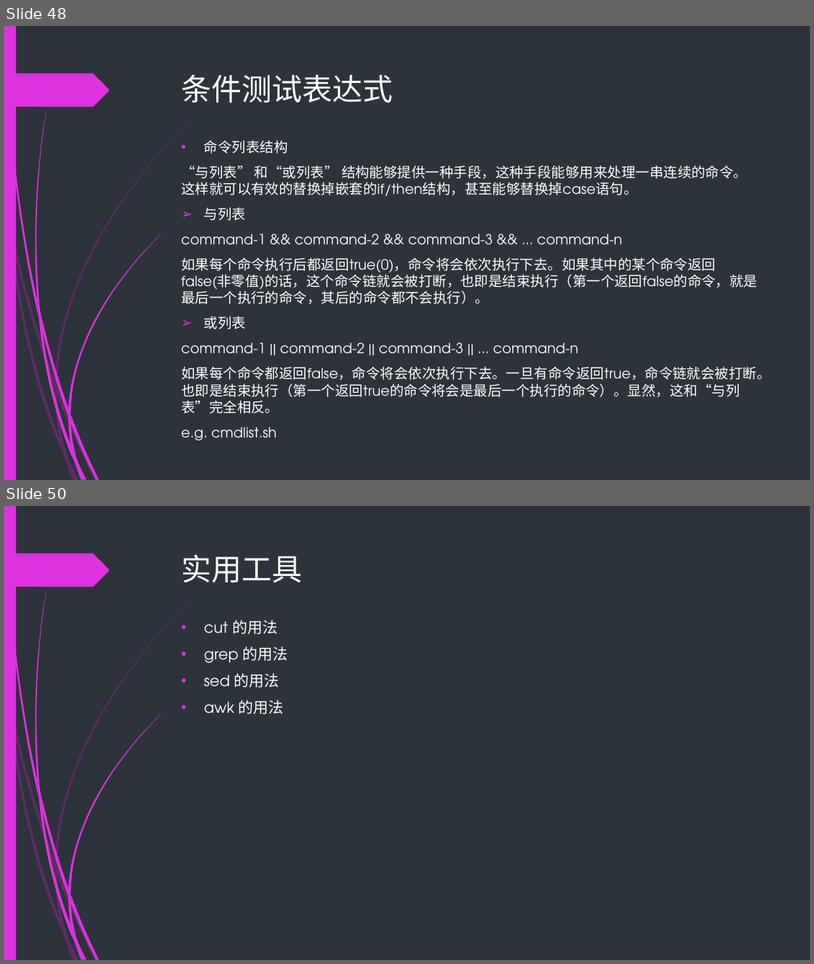
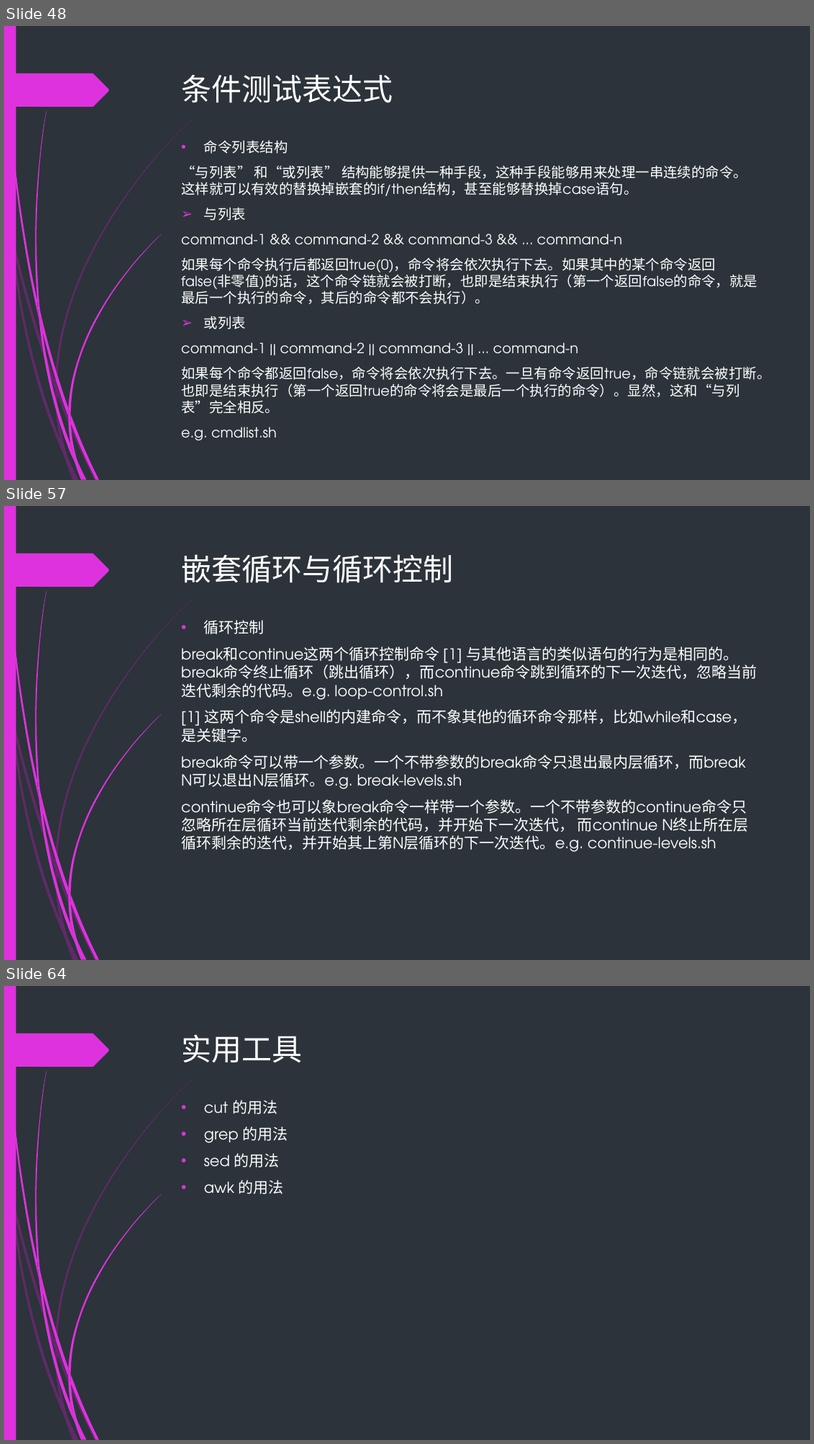
Before and after one commit to backup-ci/abs-train, a slide deck: Bash-scripting-guid.pptx. Shown one above the other, each under a label of ours: slides 48 and 50 before the commit, slides 48, 57 and 64 after it; the slides between them are not shown. The pictures are 814x964 and 814x1444 pixels, drawn with LibreOffice and Linux fonts; fonts in the diff are those of the drawing. Boxes give left, top, right and bottom in pixels: in the first picture for what was removed or moved away, otherwise in the second. Text is boxed around its words. In the diff, an @@ line names an element or a change of style, - is before the commit and + after.

```diff
--- a/Bash-scripting-guid.pptx
+++ b/Bash-scripting-guid.pptx
@@ slide 57 added at (4,506,810,960), background #2C333A; not listed: 24 template elements that a slide beside it also shows @@
@@ title added at (182,554,454,583), 36 pt, text #FFFFFF @@
+嵌套循环与循环控制
@@ text added at (181,620,757,852), 18 pt, text #FFFFFF @@
+• 循环控制
+break和continue这两个循环控制命令 [1] 与其他语言的类似语句的行为是相同的。break命令终止循环（跳出循环），而continue命令跳到循环的下一次迭代，忽略当前迭代剩余的代码。e.g. loop-control.sh
+[1] 这两个命令是shell的内建命令，而不象其他的循环命令那样，比如while和case，是关键字。
+break命令可以带一个参数。一个不带参数的break命令只退出最内层循环，而break N可以退出N层循环。e.g. break-levels.sh
+continue命令也可以象break命令一样带一个参数。一个不带参数的continue命令只忽略所在层循环当前迭代剩余的代码，并开始下一次迭代， 而continue N终止所在层循环剩余的迭代，并开始其上第N层循环的下一次迭代。e.g. continue-levels.sh
@@ what was slide 50 is now slide 64 @@
```
Also in this commit, not shown: 3 slides changed, 13 other slides added, 24 other files.
